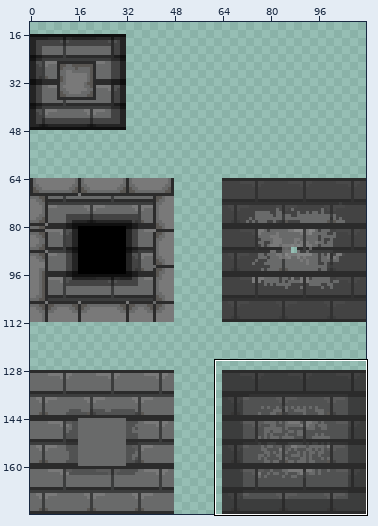
A sprite sheet gets an edit: Assets/Art/Sprites/Background/Piso.png. The first picture is a wide view before the edit; the outline marks the close-up.
Close-up. Before:
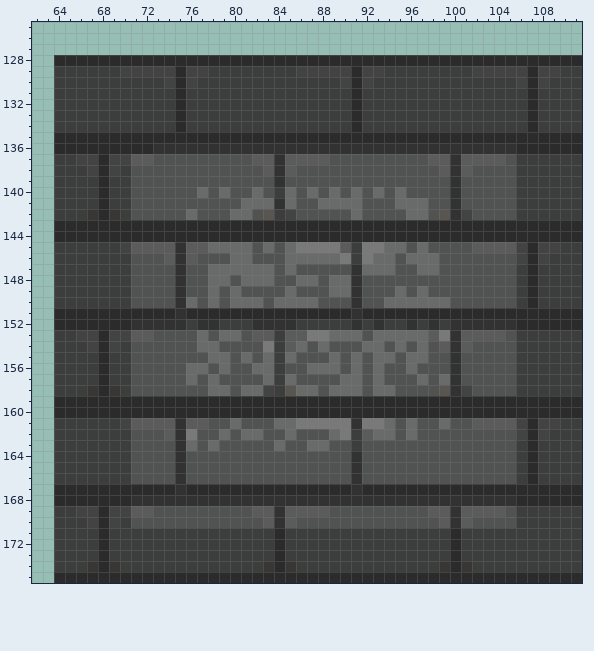
The file is 112x176 pixels. Colours within 5 levels of each other are drawn and written as one. Shown: x 62..111, y 125..175. The wide view leaves out empty margins.
And afterwards:
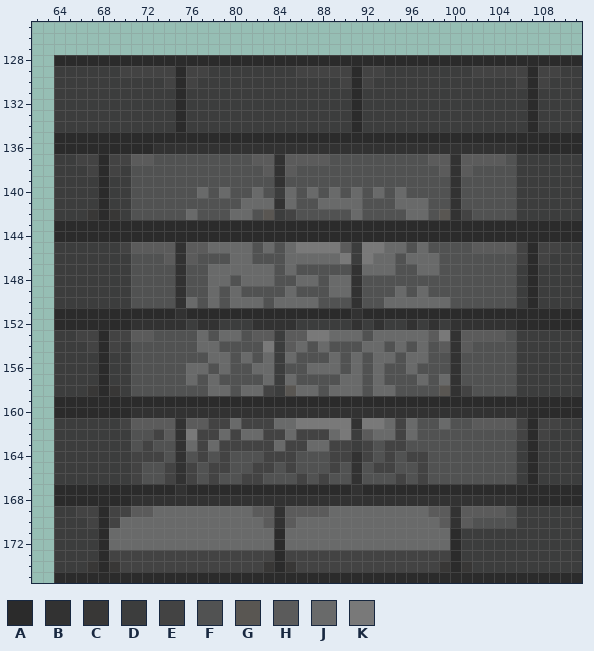
Palette (. is transparent): A #2b2b2b  B #323232  C #383736  D #3c3d3d  E #434343  F #515252  G #595652  H #5b5b5b  J #696a6a  K #797979
The exact change:
@@ x 62..111 @@
 159 ..AAAAAAAAAAAAAAAAAAAAAAAAAAAAAAAAAAAAAAAAAAAAAAAA
-160 ..AAAAAAAAAAAAAAAAAAAAAAAAAAAAAAAAAAAAAAAAAAAAAAAA
-161 ..DDDDDDEHHHHBHHFFJFFFJJKKKKKBKKJFJFFJFFHHHHEAEEDD
-162 ..DDDDDDDFFFHBKFFJFJJFFJFFFJKDHJJFJFFFFFFFFFEAEDDD
-163 ..DDDDDDDFFFFBJFJFFFFFJFFJJFFDFFFFFFFFFFFFFFDADDDD
-164 ..DDDDDDDFFFFBFFFFFFFFFFFFFFFBFFFFFFFFFFFFFFDADDDD
-165 ..DDDDDDDFFFFBFFFFFFFFFFFFFFFBFFFFFFFFFFFFFFDADDDD
-166 ..DDDDDDDFFFFBFFFFFFFFFFFFFFFBFFFFFFFFFFFFFFDADDDD
+160 ..AAAAAAABBBBBBBBBBBBBBBBBBBBBBBBBBBBBBBBBBBBAAAAA
+161 ..DDDDDDEHHHHBHHEEJEEEJJKKKKKBKKJEJFFJFFHHHHEAEEDD
+162 ..DDDDDDDFFEHBKEEJEJJEEJEEEJKDHJJEJFFFFFFFFFEAEDDD
+163 ..DDDDDDDFEFFBJEJEEEEEJEEJJEEDEFEEFFFFFFFFFFDADDDD
+164 ..DDDDDDDEEEFBFEFEFFFEEEFFFEEBEFEFEEFFFFFFFFDADDDD
+165 ..DDDDDDDEFFEBEFEEFFEEFEFFFEFBFEEFFEFFFFFFFFDADDDD
+166 ..DDDDDDDEFFEBEFEFFEEFFFEFEFFBFFFEFEFFFFFFFFDADDDD
 167 ..AAAAAAAAAAABAAAAAAAAAAAAAAABAAAAAAAAAAAAAAAAAAAA
 168 ..AAAAAAABBBBBBBBBBBBBBBBBBBBBBBBBBBBBBBBBBBAAAAAA
-169 ..DDEEAEEHHFFFFFFFFFHHBHHHHFFFFFFFFFHHBHHHHFDDDDDD
-170 ..DDDEAEDFFFFFFFFFFFFHBHFFFFFFFFFFFFFHBHFFFFDDDDDD
-171 ..DDDDADDDDDDDDDDDDDDDADDDDDDDDDDDDDDDADDDDDDDDDDD
-172 ..DDDDADDDDDDDDDDDDDDDADDDDDDDDDDDDDDDADDDDDDDDDDD
-173 ..DDDDADDDDDDDDDDDDDDDADDDDDDDDDDDDDDDADDDDDDDDDDD
-174 ..DDDCACDDDDDDDDDDDDDCACDDDDDDDDDDDDDCACDDDDDDDDDD
+169 ..DDEEAEEHHJJJJJJJJJHHBHHHHJJJJJJJJJHHBHHHHFDDDDDD
+170 ..DDDEAEJJJJJJJJJJJJJHBHJJJJJJJJJJJJJHBHFFFFDDDDDD
+171 ..DDDDAJJJJJJJJJJJJJJJAJJJJJJJJJJJJJJJADDDDDDDDDDD
+172 ..DDDDAJJJJJJJJJJJJJJJAJJJJJJJJJJJJJJJADDDDDDDDDDD
+173 ..DDDDAEEEEEEEEEEEEEEEAEEEEEEEEEEEEEEEADDDDDDDDDDD
+174 ..DDDCACEEEEEEEEEEEEECACEEEEEEEEEEEEECACDDDDDDDDDD
 175 ..AAAAAAAAAAAAAAAAAAAAAAAAAAAAAAAAAAAAAAAAAAAAAAAA
